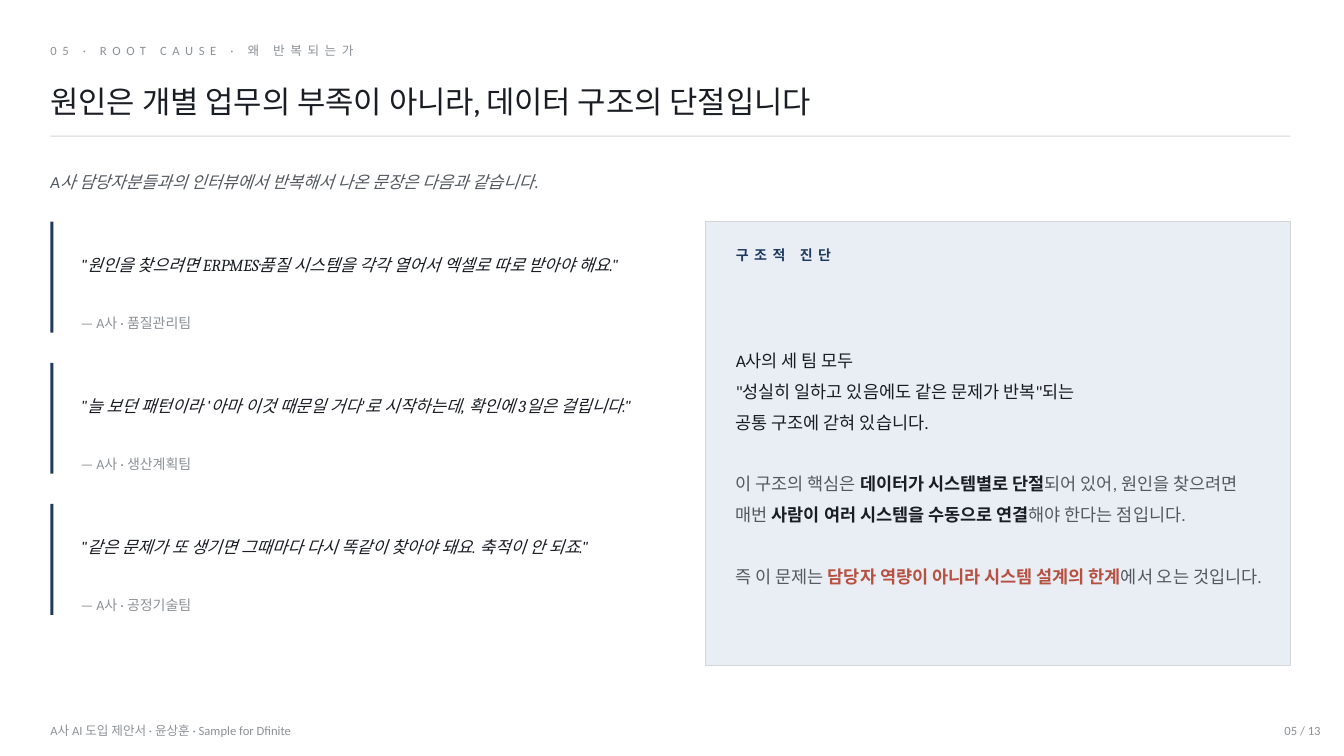
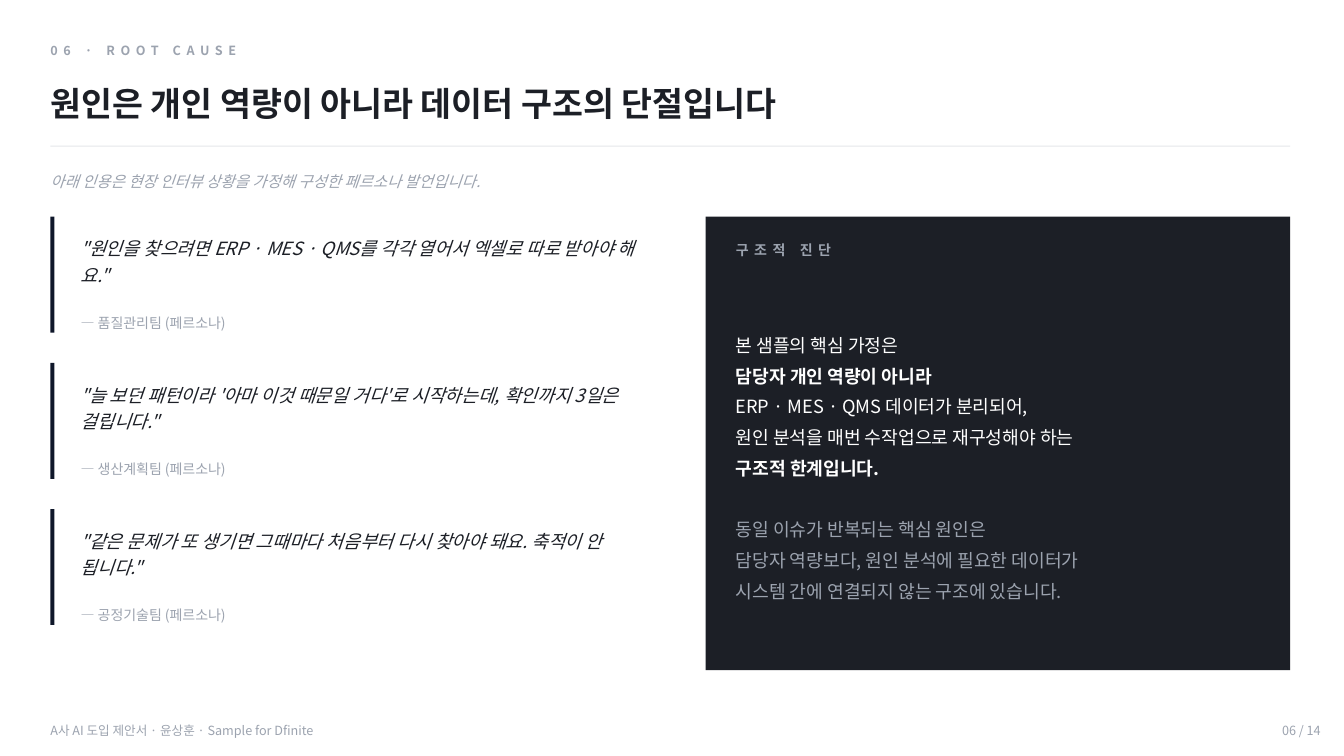
Before and after one commit to hoon7624g-web/DFNT, a slide deck: slide 6 of A_Corp_AI_Proposal_Sample.pptx (slide 5 before the commit). Drawn at 1344x756 pixels with LibreOffice and Linux fonts; fonts in the diff are those of the drawing. Boxes give left, top, right and bottom in pixels: in the first picture for what was removed or moved away, otherwise in the second. Text is boxed around its words. In the diff, an @@ line names an element or a change of style, - is before the commit and + after.

```diff
--- a/A_Corp_AI_Proposal_Sample.pptx
+++ b/A_Corp_AI_Proposal_Sample.pptx
@@ text at [248, 44, 354, 56]: text changed; font Calibri to Noto Sans CJK KR; text colour #8C9196 to #9CA3AF; bold on @@
-05 · ROOT CAUSE · 왜 반복되는가
+06 · ROOT CAUSE
@@ text at [50, 87, 777, 119]: text changed; size 22 to 24 pt; font Cambria to Noto Sans CJK KR; text colour #1A1D23 to #1C1F26; bold on @@
-원인은 개별 업무의 부족이 아니라, 데이터 구조의 단절입니다
+원인은 개인 역량이 아니라 데이터 구조의 단절입니다
@@ line moved from (50, 136) - (1291, 136) to (50, 146) - (1291, 146) @@
@@ line (50, 146) - (1291, 146): stroke #D4D6D9 0.75 pt to #E5E7EB 0.75 pt @@
@@ text at [50, 174, 481, 188]: text changed; size 12 to 11 pt; font Calibri to Noto Sans CJK KR; text colour #54595F to #9CA3AF @@
-A사 담당자분들과의 인터뷰에서 반복해서 나온 문장은 다음과 같습니다.
+아래 인용은 현장 인터뷰 상황을 가정해 구성한 페르소나 발언입니다.
@@ rectangle: place and size @@
-rectangle at [50, 222, 53, 333]
+rectangle at [50, 217, 54, 333]
@@ rectangle: place and size @@
-rectangle at [706, 222, 1291, 665]
+rectangle at [706, 217, 1291, 670]
@@ rectangle at [706, 217, 1291, 670]: fill #E8EEF4 to #1C1F26; outline #D4D6D9 0.5 pt to none @@
@@ text "구조적 진단" at [736, 243, 831, 256]: font Calibri to Noto Sans CJK KR, text colour #1E3A5F to #9CA3AF @@
@@ text at [81, 240, 635, 282]: text changed; size 12 to 13 pt; font Cambria to Noto Sans CJK KR; text colour #1A1D23 to #1C1F26 @@
-"원인을 찾으려면 ERP·MES·품질 시스템을 각각 열어서 엑셀로 따로 받아야 해요."
+"원인을 찾으려면 ERP · MES · QMS를 각각 열어서 엑셀로 따로 받아야 해요."
@@ text at [98, 316, 226, 331]: text changed; font Calibri to Noto Sans CJK KR; text colour #8C9196 to #9CA3AF @@
-— A사 · 품질관리팀
+— 품질관리팀 (페르소나)
@@ text at [736, 337, 1079, 600]: text changed; size 12.5 to 13 pt; font Calibri to Noto Sans CJK KR; text colour #1A1D23 to #FFFFFF @@
-A사의 세 팀 모두
-"성실히 일하고 있음에도 같은 문제가 반복"되는
-공통 구조에 갇혀 있습니다.
-이 구조의 핵심은 데이터가 시스템별로 단절되어 있어, 원인을 찾으려면 매번 사람이 여러 시스템을 수동으로 연결해야 한다는 점입니다.
-즉 이 문제는 담당자 역량이 아니라 시스템 설계의 한계에서 오는 것입니다.
+본 샘플의 핵심 가정은
+담당자 개인 역량이 아니라
+ERP · MES · QMS 데이터가 분리되어,
+원인 분석을 매번 수작업으로 재구성해야 하는
+구조적 한계입니다.
+동일 이슈가 반복되는 핵심 원인은
+담당자 역량보다, 원인 분석에 필요한 데이터가
+시스템 간에 연결되지 않는 구조에 있습니다.
@@ rectangle: place and size @@
-rectangle at [50, 363, 53, 474]
+rectangle at [50, 363, 54, 479]
@@ text at [81, 386, 619, 430]: text changed; size 12 to 13 pt; font Cambria to Noto Sans CJK KR; text colour #1A1D23 to #1C1F26 @@
-"늘 보던 패턴이라 '아마 이것 때문일 거다'로 시작하는데, 확인에 3일은 걸립니다."
+"늘 보던 패턴이라 '아마 이것 때문일 거다'로 시작하는데, 확인까지 3일은 걸립니다."
@@ text at [98, 462, 226, 477]: text changed; font Calibri to Noto Sans CJK KR; text colour #8C9196 to #9CA3AF @@
-— A사 · 생산계획팀
+— 생산계획팀 (페르소나)
@@ fill #1E3A5F to #0F172A in 3 elements at [50, 363, 54, 479], [50, 217, 54, 333], [50, 509, 54, 625] @@
@@ rectangle: place and size @@
-rectangle at [50, 504, 53, 615]
+rectangle at [50, 509, 54, 625]
@@ text at [81, 533, 603, 576]: text changed; size 12 to 13 pt; font Cambria to Noto Sans CJK KR; text colour #1A1D23 to #1C1F26 @@
-"같은 문제가 또 생기면 그때마다 다시 똑같이 찾아야 돼요. 축적이 안 되죠."
+"같은 문제가 또 생기면 그때마다 처음부터 다시 찾아야 돼요. 축적이 안 됩니다."
@@ text at [98, 608, 226, 623]: text changed; font Calibri to Noto Sans CJK KR; text colour #8C9196 to #9CA3AF @@
-— A사 · 공정기술팀
+— 공정기술팀 (페르소나)
@@ text "A사 AI 도입 제안서 · ..." at [50, 724, 313, 738]: font Calibri to Noto Sans CJK KR, text colour #8C9196 to #9CA3AF @@
@@ text at [1282, 726, 1321, 735]: text changed; font Calibri to Noto Sans CJK KR; text colour #8C9196 to #9CA3AF @@
-05 / 13
+06 / 14
```
Also in this commit, not shown: 10 other slides changed, 3 slides added, 2 slides removed, 2 other files.
